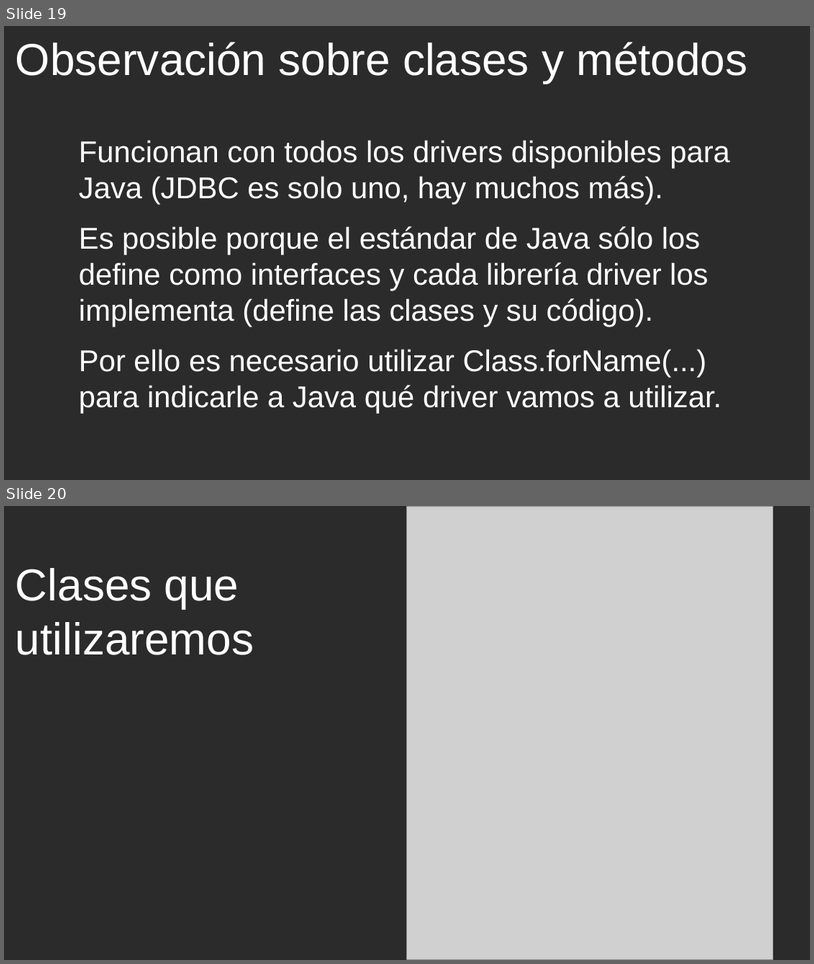
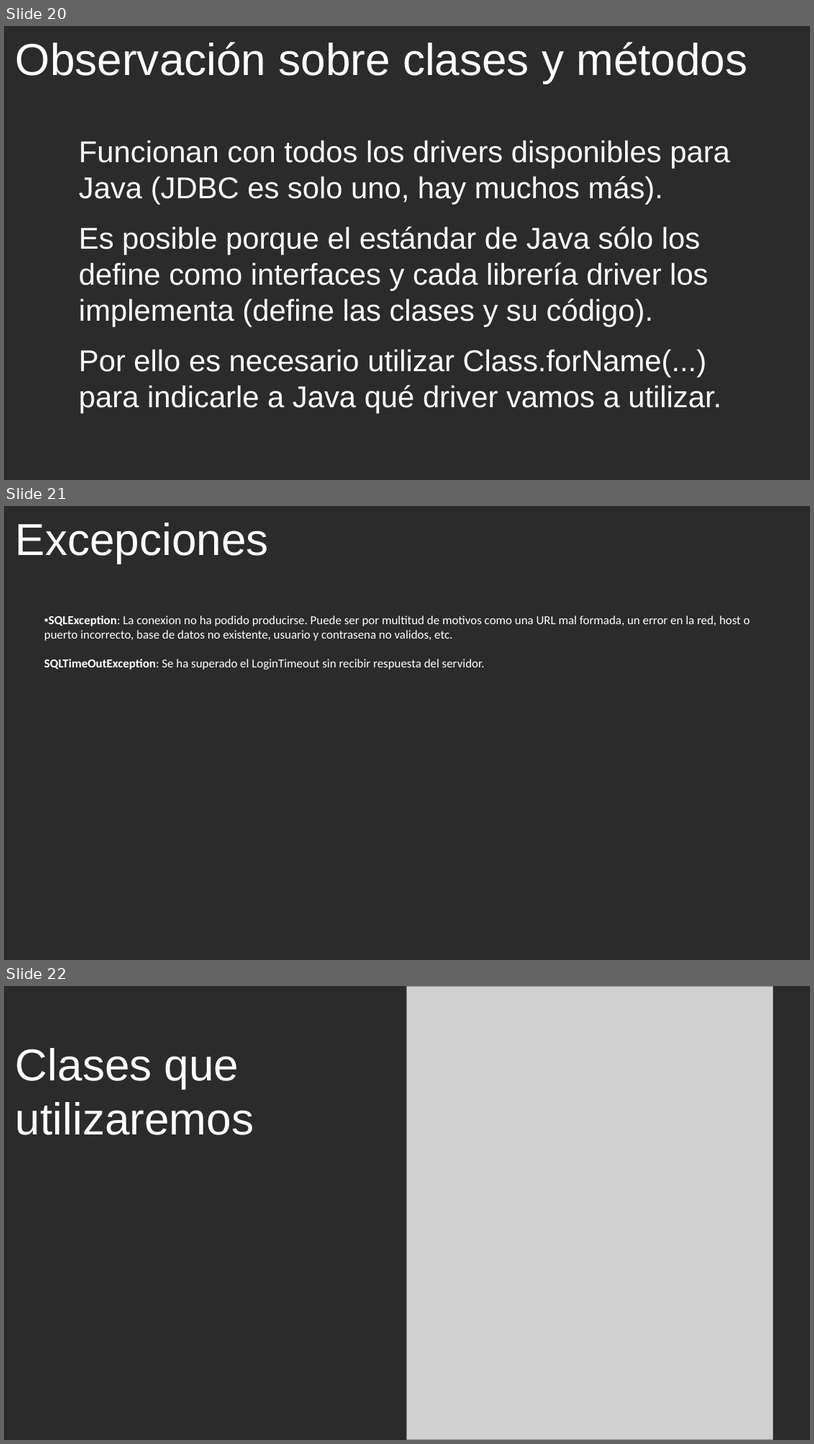
Before and after one commit to cmorenoruiz/ApuntesProgramacion, a slide deck: Unidad 13 Acceso a Bases de Datos/Acceso a BD Presentación para clase.odp. Shown one above the other, each under a label of ours: slides 19 and 20 before the commit, slides 20, 21 and 22 after it. The pictures are 814x964 and 814x1444 pixels, drawn with LibreOffice and Linux fonts; fonts in the diff are those of the drawing; grey boxes stand for pictures; background and template pictures are left out; a plain dark background stands for a picture behind light text. Boxes give left, top, right and bottom in pixels: in the first picture for what was removed or moved away, otherwise in the second. Text is boxed around its words. In the diff, an @@ line names an element or a change of style, - is before the commit and + after.

```diff
--- a/Unidad 13 Acceso a Bases de Datos/Acceso a BD Presentación para clase.odp
+++ b/Unidad 13 Acceso a Bases de Datos/Acceso a BD Presentación para clase.odp
@@ slide 21 added at bbox=[4, 506, 810, 960], background picture (left out) @@
@@ title added at bbox=[16, 523, 269, 564], 44 pt, text #FFFFFF @@
+Excepciones
@@ text added at bbox=[44, 615, 751, 669], 12 pt, text #FFFFFF @@
+•SQLException: La conexion no ha podido producirse. Puede ser por multitud de motivos como una URL mal formada, un error en la red, host o puerto incorrecto, base de datos no existente, usuario y contrasena no validos, etc.
+SQLTimeOutException: Se ha superado el LoginTimeout sin recibir respuesta del servidor.
@@ what was slide 19 is now slide 20 @@
@@ what was slide 20 is now slide 22 @@
```
Also in this commit, not shown: 6 slides changed, 3 other slides added, 3 slides removed, 2 other files.
